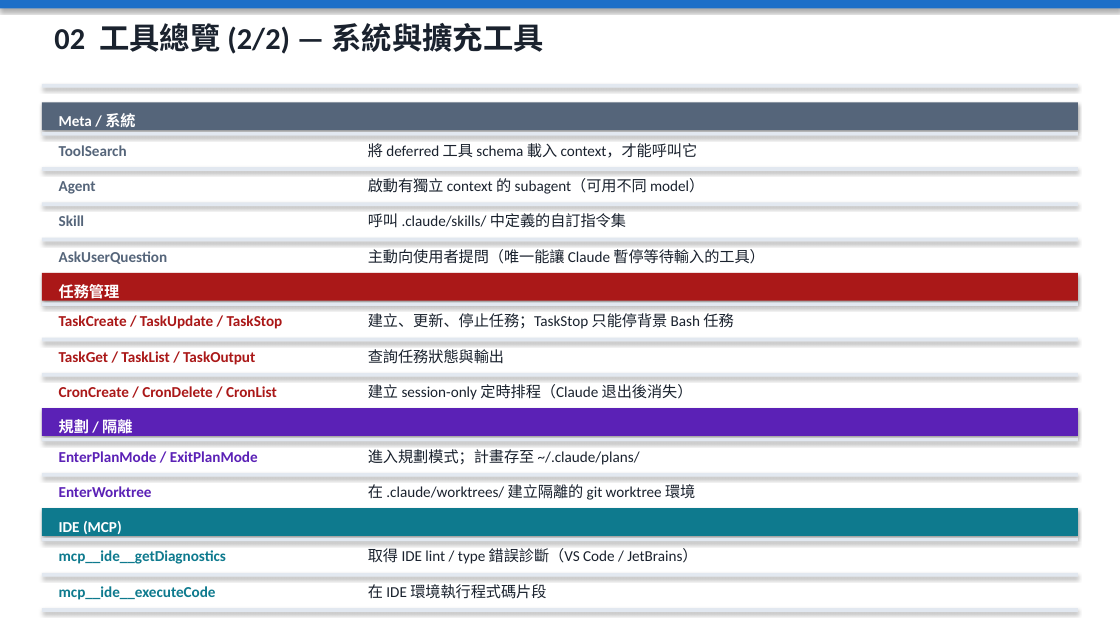
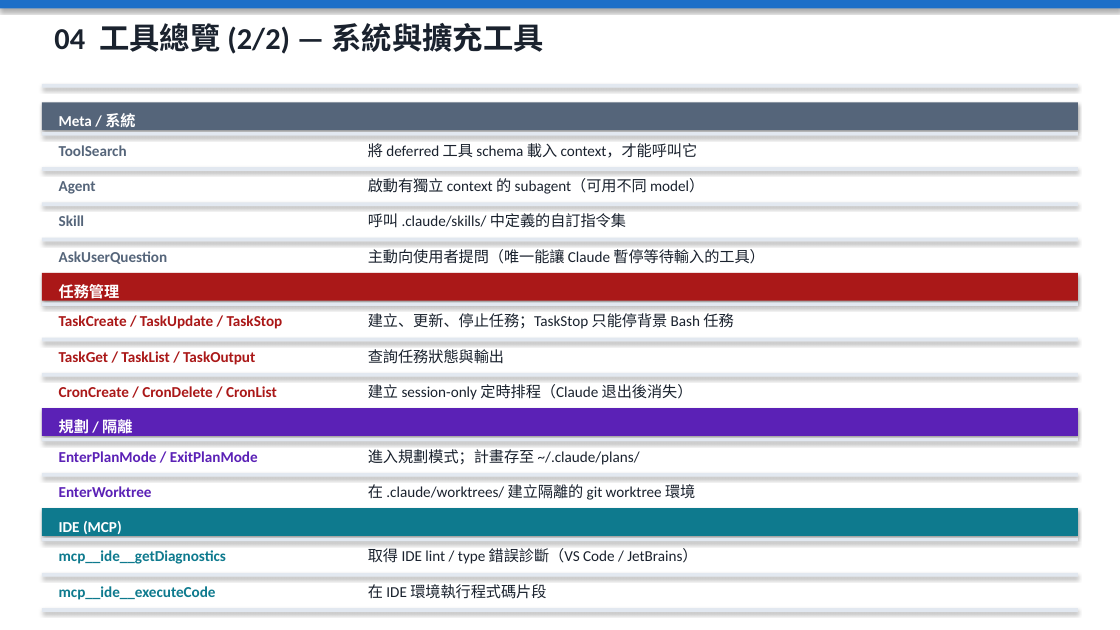
Before and after one commit to SunnyWenwen/reseach_claude_code, a slide deck: slide 12 of claude_code_full.pptx. Drawn at 1120x630 pixels with LibreOffice and Linux fonts; fonts in the diff are those of the drawing. Boxes give left, top, right and bottom in pixels: in the first picture for what was removed or moved away, otherwise in the second. Text is boxed around its words. In the diff, an @@ line names an element or a change of style, - is before the commit and + after.

```diff
--- a/claude_code_full.pptx
+++ b/claude_code_full.pptx
@@ text at [54, 23, 543, 54]: text changed @@
-02 工具總覽 (2/2) — 系統與擴充工具
+04 工具總覽 (2/2) — 系統與擴充工具
```
Also in this commit, not shown: 14 other slides changed, 1 slide added, 6 other files.
